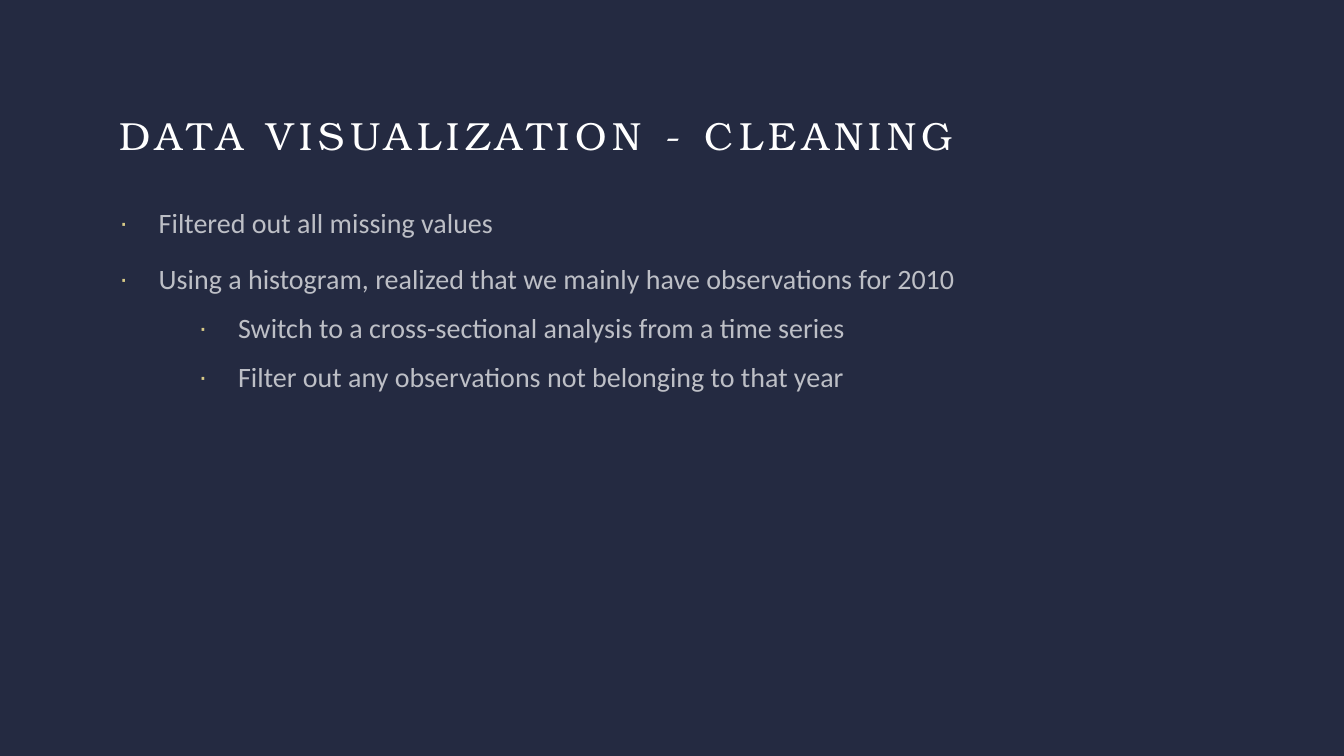
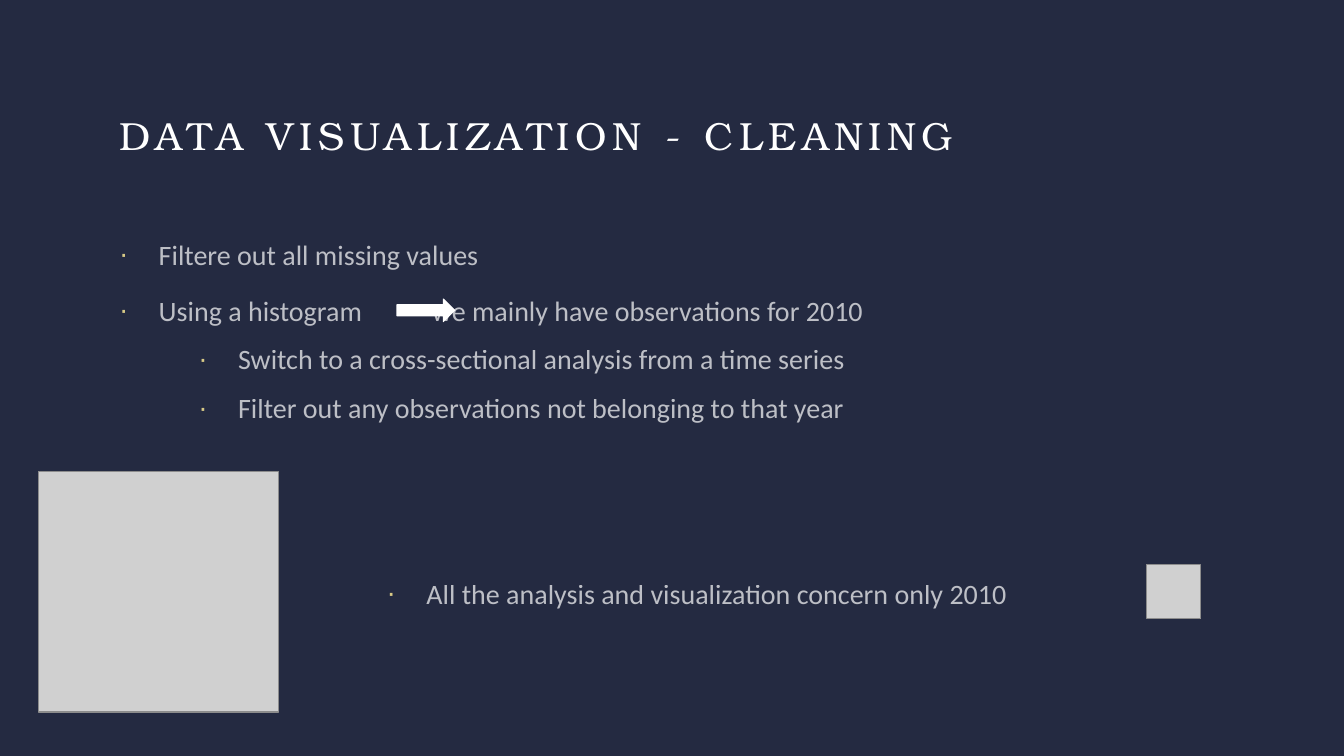
Before and after one commit to dgulacsy/DE2_Term_Project, a slide deck: slide 5 of DE2_Term_Presentation.pptx. Drawn at 1344x756 pixels with LibreOffice and Linux fonts; fonts in the diff are those of the drawing; grey boxes stand for pictures. Boxes give left, top, right and bottom in pixels: in the first picture for what was removed or moved away, otherwise in the second. Text is boxed around its words. In the diff, an @@ line names an element or a change of style, - is before the commit and + after.

```diff
--- a/DE2_Term_Presentation.pptx
+++ b/DE2_Term_Presentation.pptx
@@ text "Filtere out all missing values": place and size @@
-text "Filtere out all missing values" at box(159, 214, 954, 392)
+text "Filtere out all missing values" at box(159, 245, 863, 423)
@@ text at box(159, 245, 863, 326): text changed @@
-· Filtered out all missing values
-· Using a histogram, realized that we mainly have observations for 2010
+· Filtere out all missing values
+· Using a histogram we mainly have observations for 2010
@@ right arrow added at box(397, 299, 455, 322), fill #FFFFFF, outline #FFFFFF 0.85 pt @@
@@ picture added at box(38, 472, 278, 712) @@
@@ picture added at box(1147, 565, 1202, 619) @@
@@ text added at box(426, 585, 1007, 609), 20 pt, text #FFFFFF at 70% opacity @@
+· All the analysis and visualization concern only 2010
```
Also in this commit, not shown: 7 other slides changed, 3 slides added.
